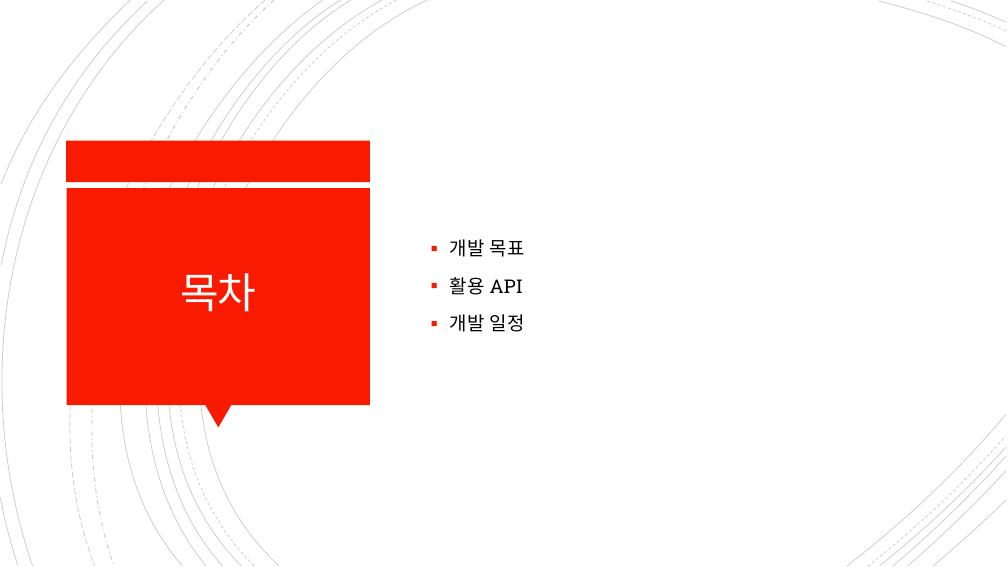
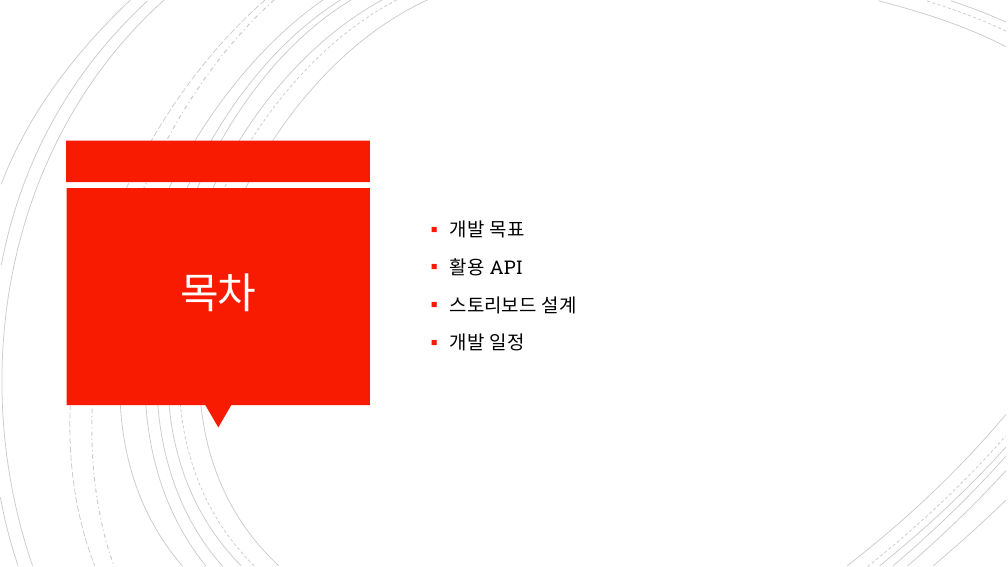
Before and after one commit to LEGO0937/Swift_Project, a slide deck: slide 2 of 스마트폰 게임 프로그래밍 기획발표.pptx. Drawn at 1008x567 pixels with LibreOffice and Linux fonts; fonts in the diff are those of the drawing. Boxes give left, top, right and bottom in pixels: in the first picture for what was removed or moved away, otherwise in the second. Text is boxed around its words. In the diff, an @@ line names an element or a change of style, - is before the commit and + after.

```diff
--- a/스마트폰 게임 프로그래밍 기획발표.pptx
+++ b/스마트폰 게임 프로그래밍 기획발표.pptx
@@ text at (x1=450, y1=296, x2=577, y2=314): paragraph added @@
+▪ 스토리보드 설계
```
Also in this commit, not shown: 1 other slide changed, 1 slide added.
